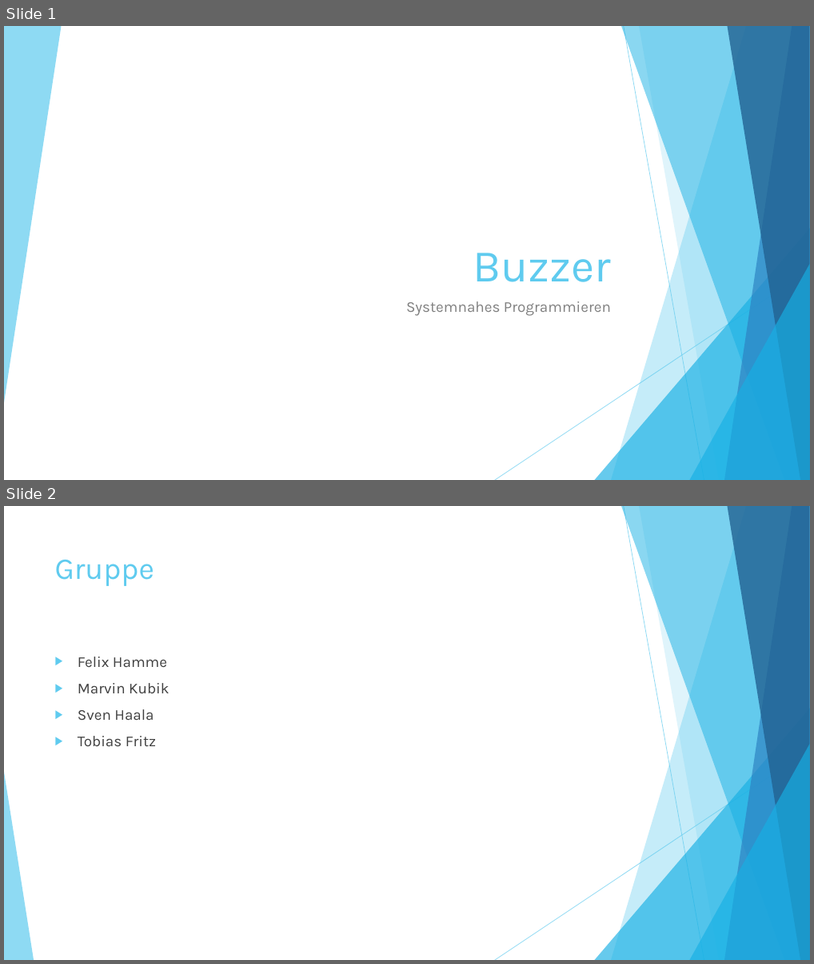
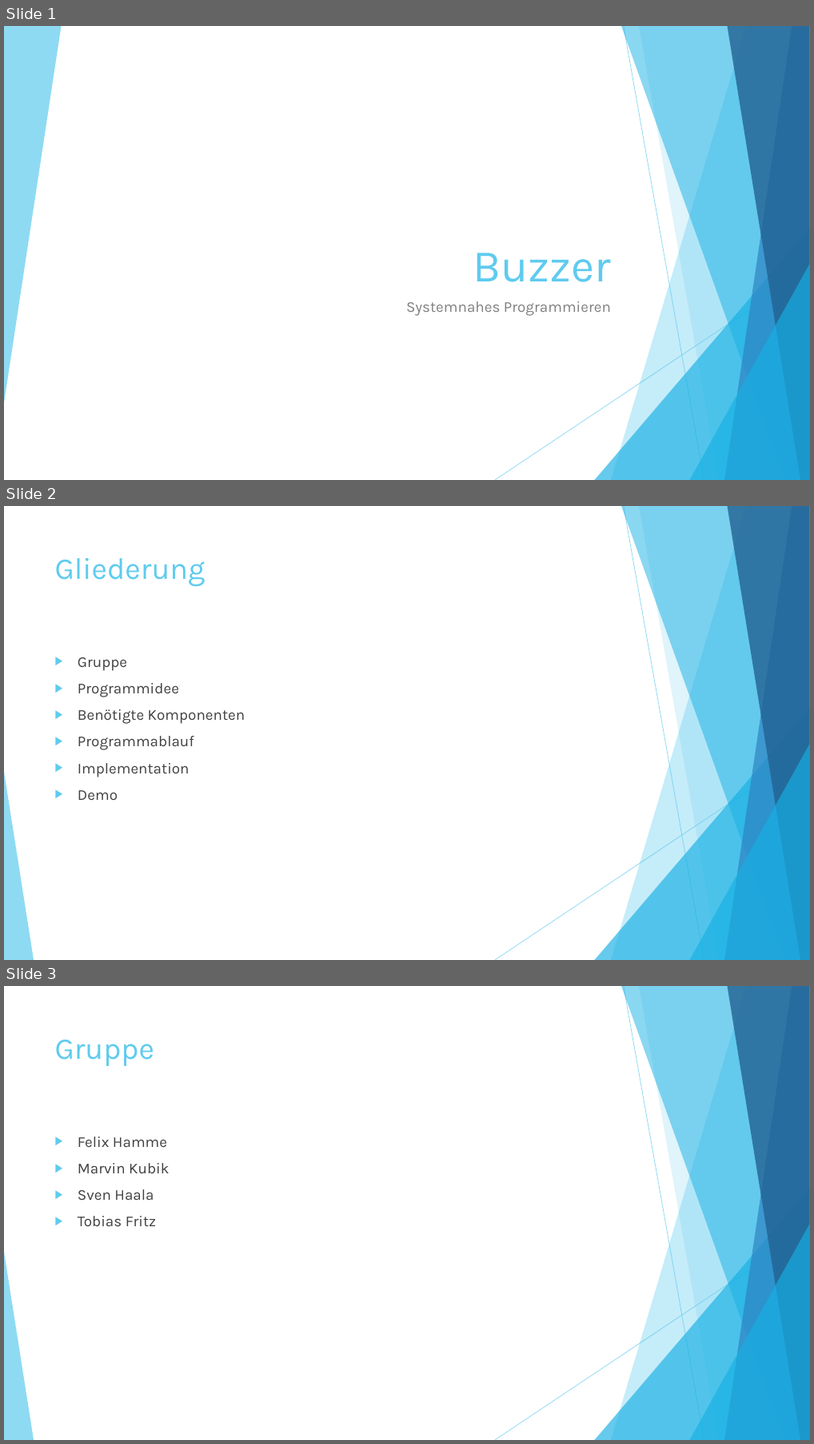
Before and after one commit to assamblerbuzzer/Buzzer, a slide deck: Buzzer.pptx. Shown one above the other, each under a label of ours: slides 1 and 2 before the commit, slides 1, 2 and 3 after it. The pictures are 814x964 and 814x1444 pixels, drawn with LibreOffice and Linux fonts; fonts in the diff are those of the drawing. Boxes give left, top, right and bottom in pixels: in the first picture for what was removed or moved away, otherwise in the second. Text is boxed around its words. In the diff, an @@ line names an element or a change of style, - is before the commit and + after.

Commit message:
Add Gliederung to PP

```diff
--- a/Buzzer.pptx
+++ b/Buzzer.pptx
@@ slide 2 added at (4,506,810,960), background #FFFFFF; not listed: 10 template elements that a slide beside it also shows @@
@@ title added at (55,558,206,587), 36 pt, text #5FCBEF @@
+Gliederung
@@ text added at (78,657,246,800), 18 pt, text #404040 @@
+▶ Gruppe
+▶ Programmidee
+▶ Benötigte Komponenten
+▶ Programmablauf
+▶ Implementation
+▶ Demo
@@ what was slide 2 is now slide 3 @@
```
Also in this commit, not shown: 1 slide changed, 1 slide removed.
